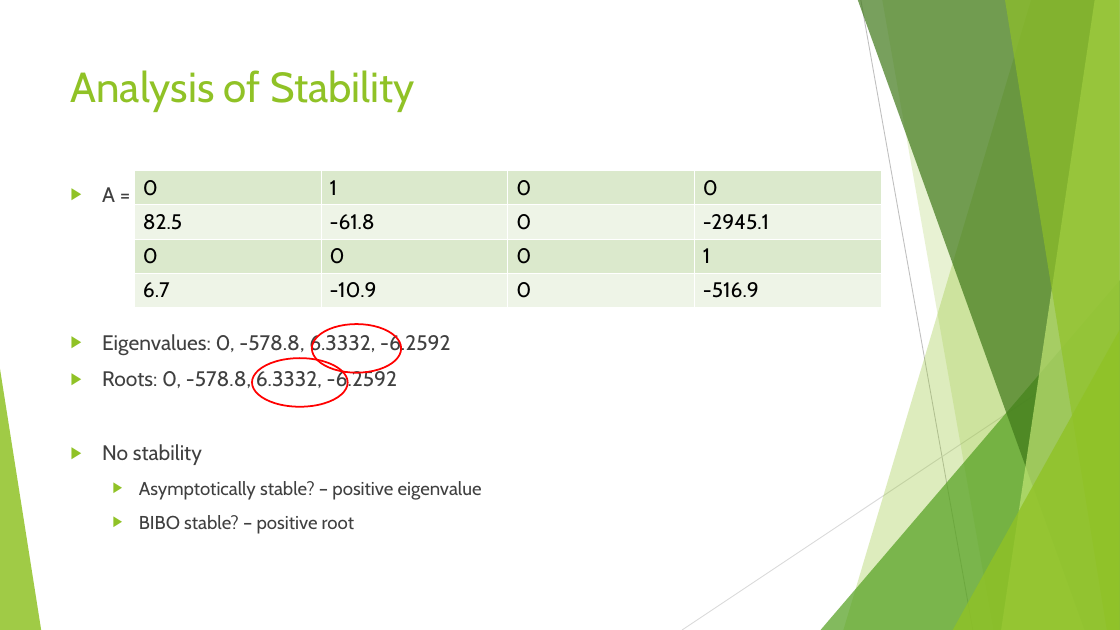
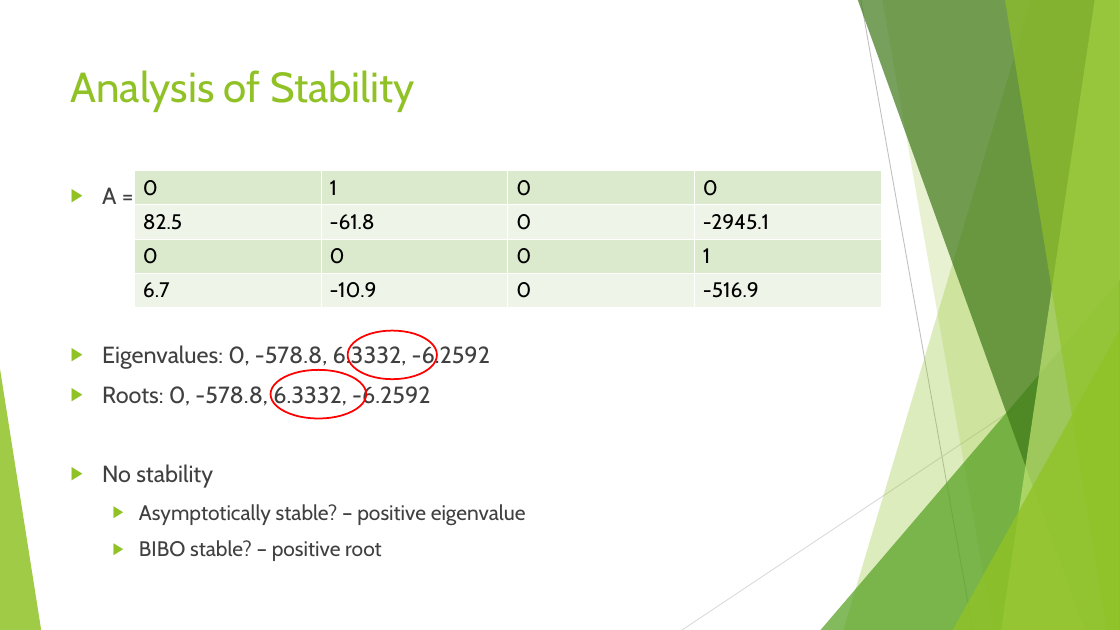
Before and after one commit to mcrusso2/EEP547_Project, a slide deck: slide 3 of Russo_Gaddis_EEP547_project.pptx. Drawn at 1120x630 pixels with LibreOffice and Linux fonts; fonts in the diff are those of the drawing. Boxes give left, top, right and bottom in pixels: in the first picture for what was removed or moved away, otherwise in the second. Text is boxed around its words. In the diff, an @@ line names an element or a change of style, - is before the commit and + after.

```diff
--- a/Russo_Gaddis_EEP547_project.pptx
+++ b/Russo_Gaddis_EEP547_project.pptx
@@ text "A =" at (102,187,526,561): size 18 to 20 pt in "A =", "Eigenvalues: 0, -578.8, 6.3332, -6.2592", "Roots: 0, -578.8, 6.3332, -6.2592", "No stability"; size 16 to 18 pt in "Asymptotically stable? – positive eigenvalue", "BIBO stable? – positive root" @@
@@ ellipse: place and size @@
-ellipse at (312,324,401,373)
+ellipse at (348,331,437,380)
@@ ellipse: place and size @@
-ellipse at (252,358,348,407)
+ellipse at (271,370,366,418)
```
Also in this commit, not shown: 4 other slides changed, 2 slides added, 1 slide removed.
